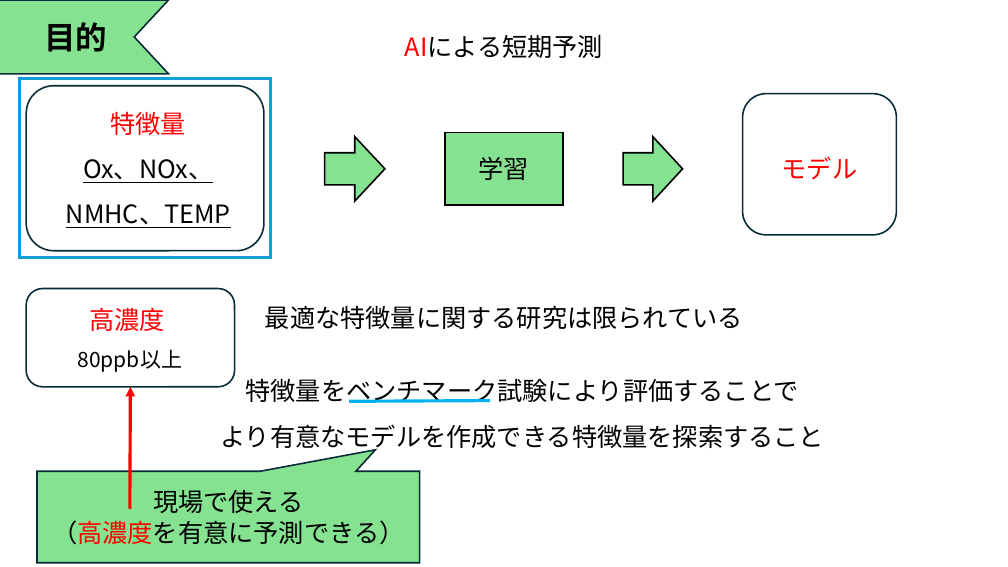
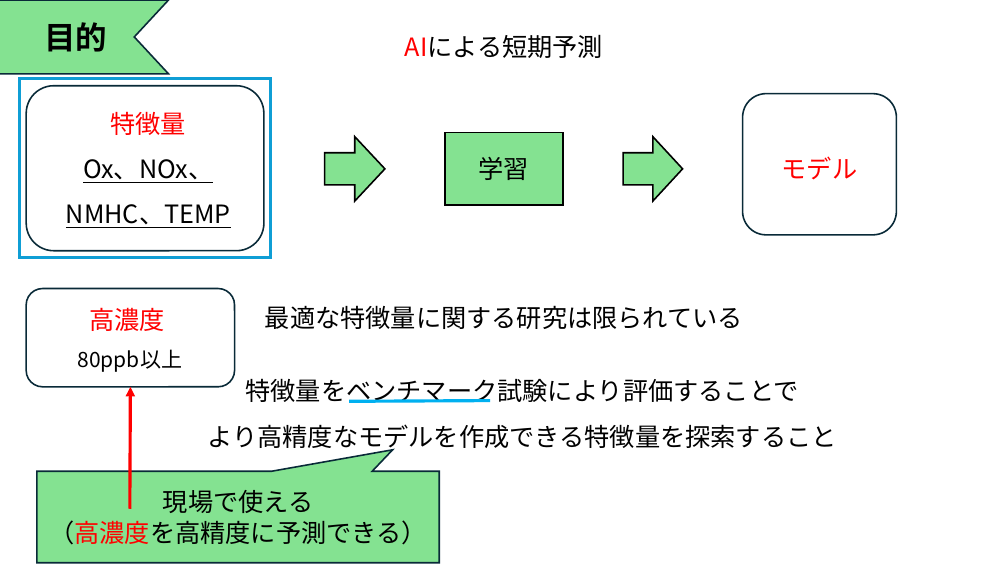
Before and after one commit to Tatsuki0623/lab, a slide deck: slide 3 of out_data/21T7-008.pptx. Drawn at 1008x567 pixels with LibreOffice and Linux fonts; fonts in the diff are those of the drawing. Boxes give left, top, right and bottom in pixels: in the first picture for what was removed or moved away, otherwise in the second. Text is boxed around its words. In the diff, an @@ line names an element or a change of style, - is before the commit and + after.

```diff
--- a/out_data/21T7-008.pptx
+++ b/out_data/21T7-008.pptx
@@ text at (208,424,837,453): text changed @@
-より有意なモデルを作成できる特徴量を探索すること
+より高精度なモデルを作成できる特徴量を探索すること
@@ speech box "現場で使える": place and size @@
-speech box "現場で使える" at (37,471,420,563)
+speech box "現場で使える" at (37,471,439,563)
@@ text in speech box at (49,520,427,545): text changed @@
-（高濃度を有意に予測できる）
+（高濃度を高精度に予測できる）
```
Also in this commit, not shown: 10 other slides changed, 3 slides added.
